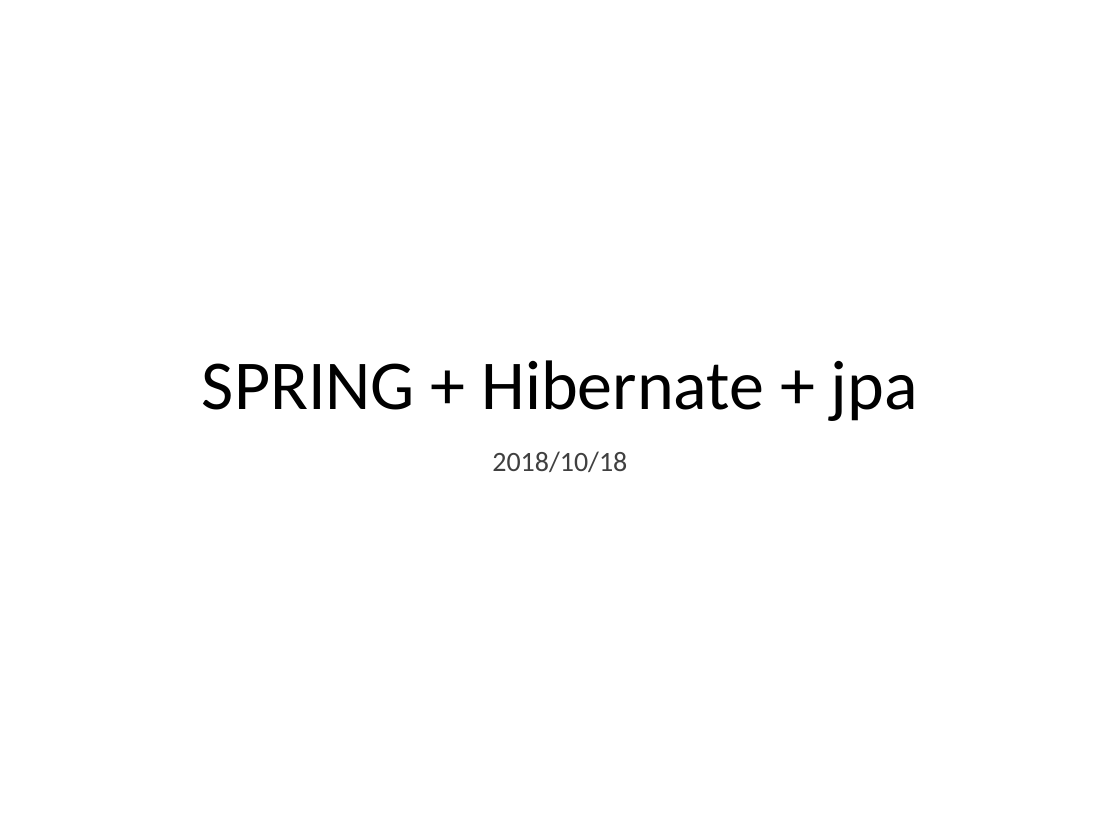
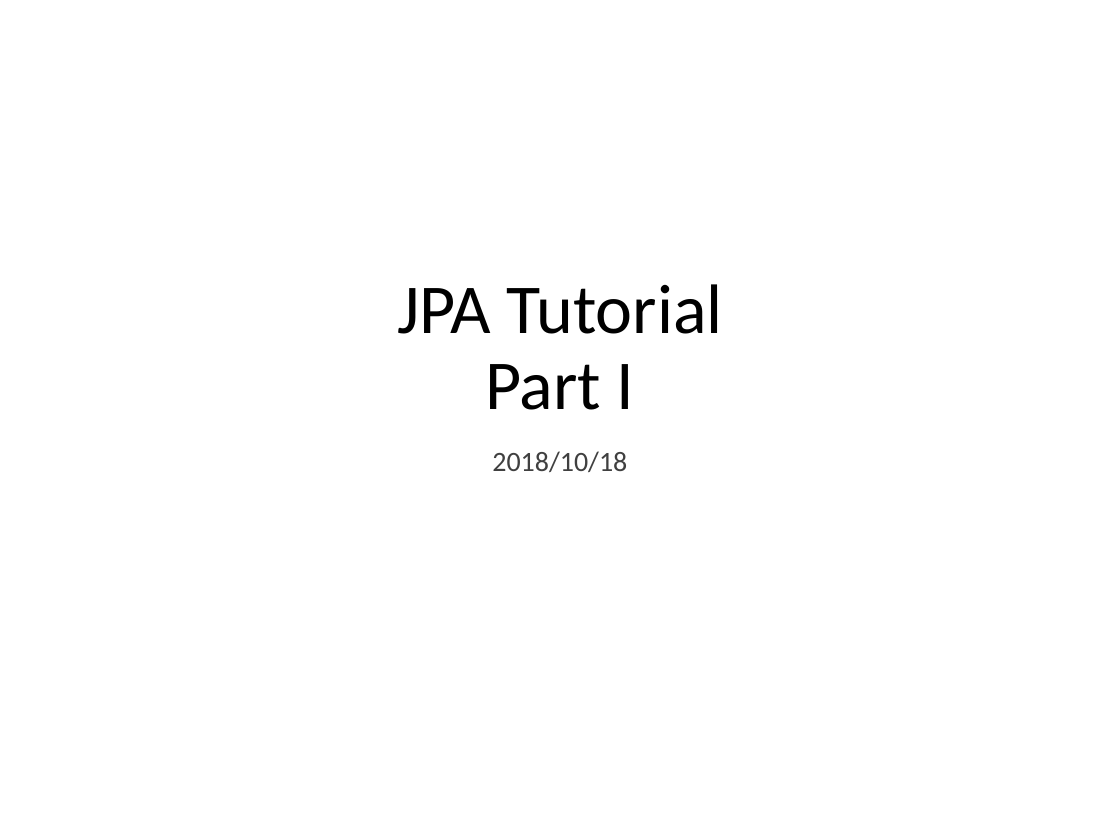
Before and after one commit to lawren43/mytest-repo, a slide deck: slide 1 of test-springmvc/doc/1.JPA Introduction.pptx. Drawn at 1120x840 pixels with LibreOffice and Linux fonts; fonts in the diff are those of the drawing. Boxes give left, top, right and bottom in pixels: in the first picture for what was removed or moved away, otherwise in the second. Text is boxed around its words. In the diff, an @@ line names an element or a change of style, - is before the commit and + after.

Commit message:
add part 2

```diff
--- a/test-springmvc/doc/1.JPA Introduction.pptx
+++ b/test-springmvc/doc/1.JPA Introduction.pptx
@@ title at (x1=397, y1=284, x2=723, y2=410): text changed @@
-SPRING + Hibernate + jpa
+JPA Tutorial
+Part I
```
Also in this commit, not shown: 4 other slides changed, 2 slides added, 64 slides removed, 1 other file.
